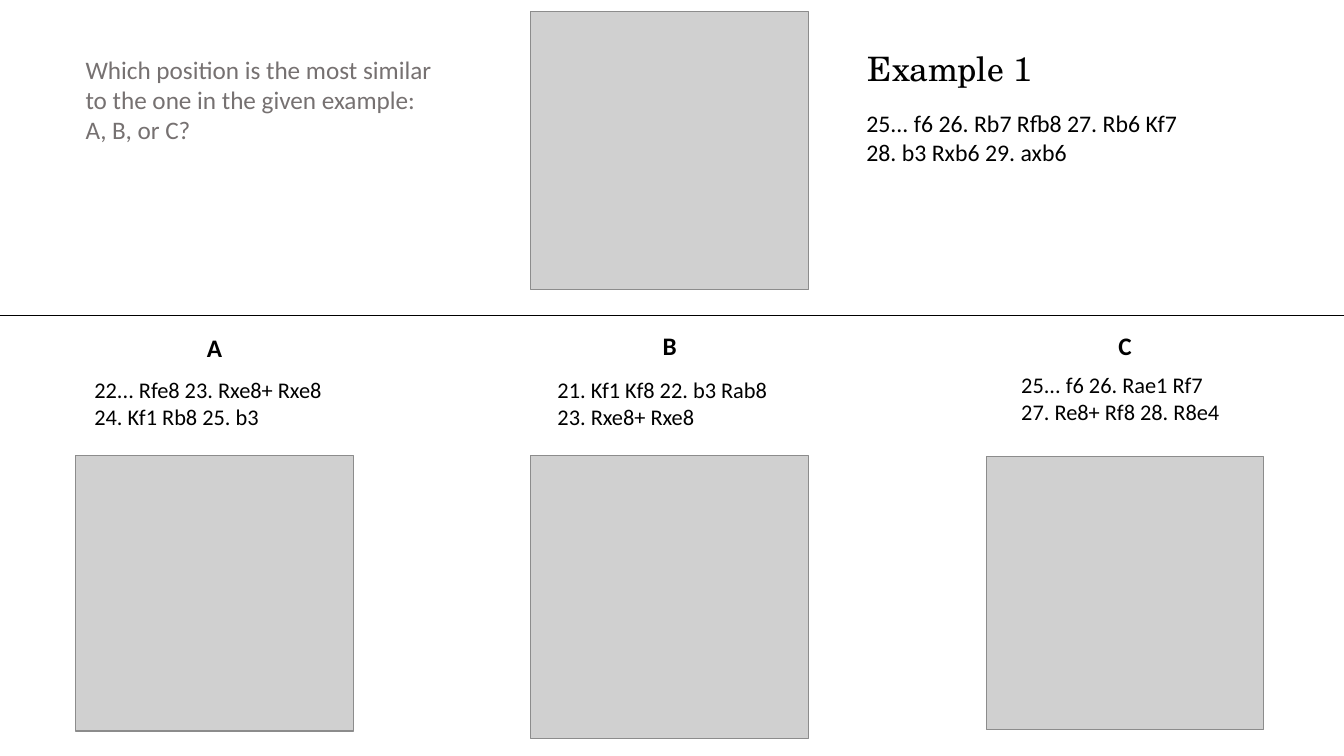
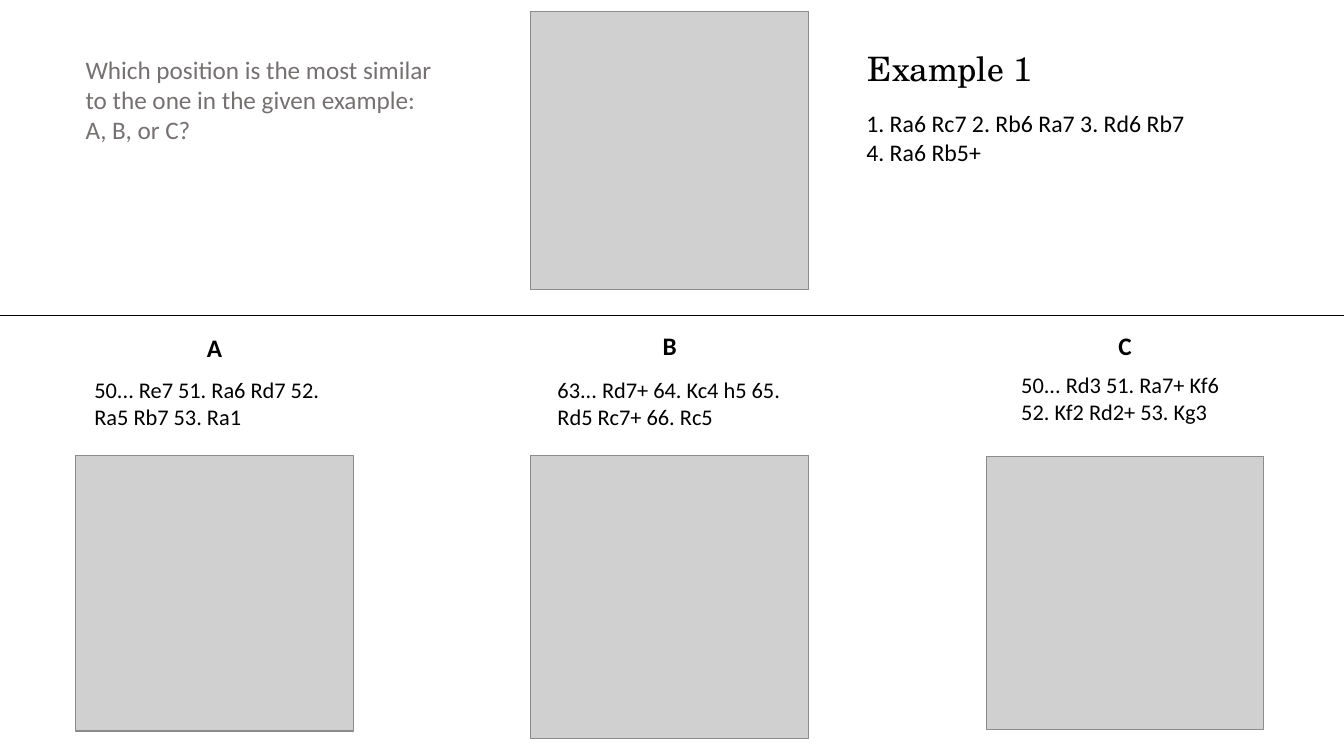
Before and after one commit to zigamedved/ziga-chess, a slide deck: slide 2 of results/Similar_Rook_Endgames.pptx. Drawn at 1344x756 pixels with LibreOffice and Linux fonts; fonts in the diff are those of the drawing; grey boxes stand for pictures. Boxes give left, top, right and bottom in pixels: in the first picture for what was removed or moved away, otherwise in the second. Text is boxed around its words. In the diff, an @@ line names an element or a change of style, - is before the commit and + after.

```diff
--- a/results/Similar_Rook_Endgames.pptx
+++ b/results/Similar_Rook_Endgames.pptx
@@ text at (x1=866, y1=115, x2=1185, y2=161): text changed @@
-25... f6 26. Rb7 Rfb8 27. Rb6 Kf7 28. b3 Rxb6 29. axb6
+1. Ra6 Rc7 2. Rb6 Ra7 3. Rd6 Rb7 4. Ra6 Rb5+
@@ text at (x1=94, y1=382, x2=319, y2=425): text changed @@
-22... Rfe8 23. Rxe8+ Rxe8 24. Kf1 Rb8 25. b3
+50... Re7 51. Ra6 Rd7 52. Ra5 Rb7 53. Ra1
@@ text at (x1=557, y1=382, x2=780, y2=425): text changed @@
-21. Kf1 Kf8 22. b3 Rab8 23. Rxe8+ Rxe8
+63... Rd7+ 64. Kc4 h5 65. Rd5 Rc7+ 66. Rc5
@@ text at (x1=1021, y1=377, x2=1219, y2=424): text changed @@
-25... f6 26. Rae1 Rf7 27. Re8+ Rf8 28. R8e4
+50... Rd3 51. Ra7+ Kf6 52. Kf2 Rd2+ 53. Kg3
```
Also in this commit, not shown: 1 other file.
